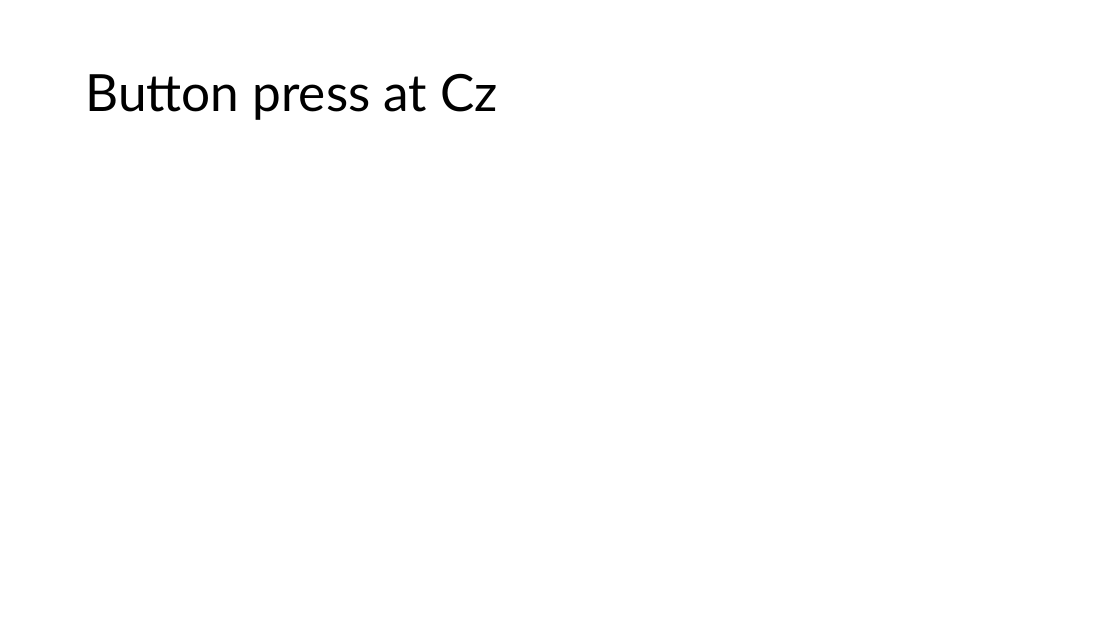
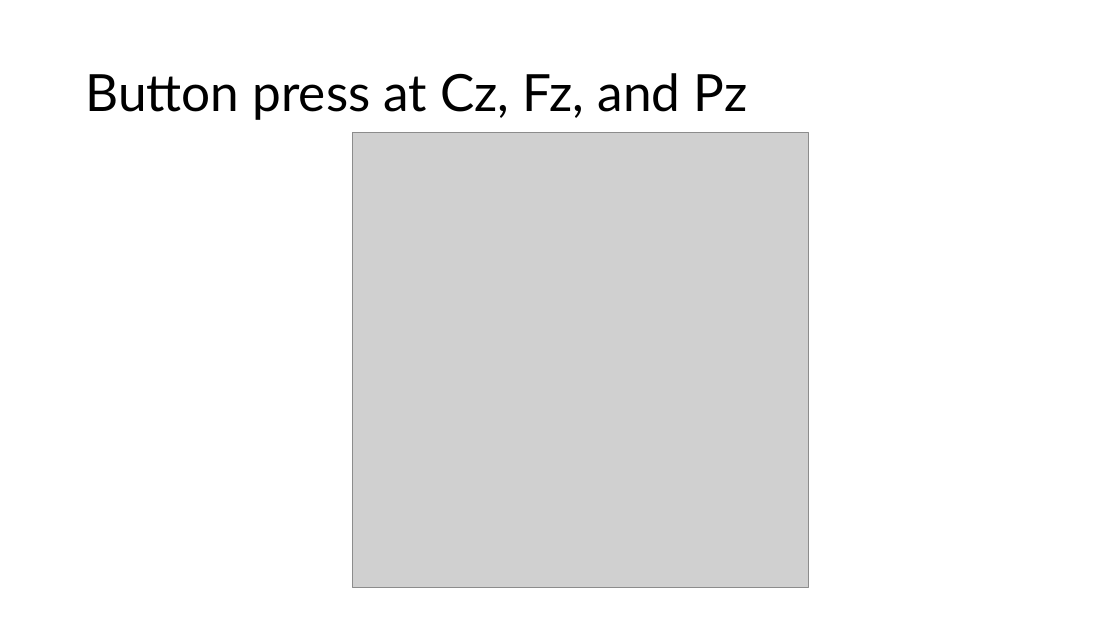
Before and after one commit to brichard28/MILD-Master, a slide deck: slide 12 of mild_master_neuroimaging_pilot.pptx (slide 9 before the commit). Drawn at 1120x630 pixels with LibreOffice and Linux fonts; fonts in the diff are those of the drawing; grey boxes stand for pictures. Boxes give left, top, right and bottom in pixels: in the first picture for what was removed or moved away, otherwise in the second. Text is boxed around its words. In the diff, an @@ line names an element or a change of style, - is before the commit and + after.

```diff
--- a/mild_master_neuroimaging_pilot.pptx
+++ b/mild_master_neuroimaging_pilot.pptx
@@ title at (x1=85, y1=73, x2=748, y2=120): text changed @@
-Button press at Cz
+Button press at Cz, Fz, and Pz
@@ picture added at (x1=353, y1=133, x2=808, y2=587) @@
```
Also in this commit, not shown: 1 other slide changed, 10 slides added, 5 slides removed, 7 other files.
